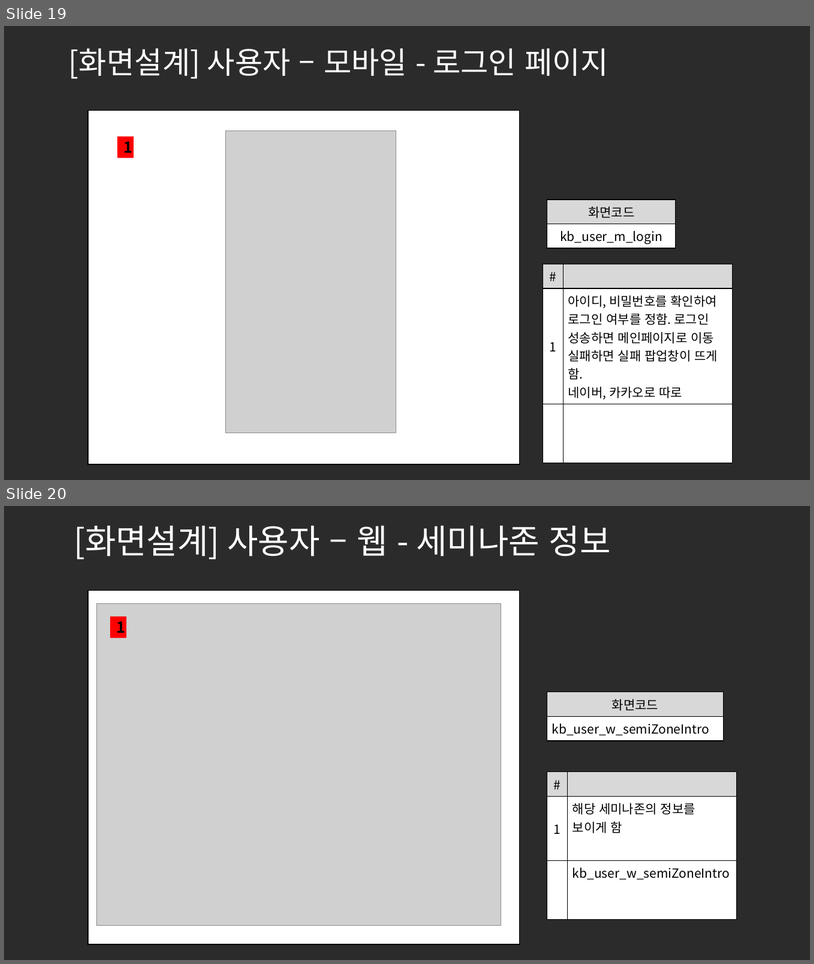
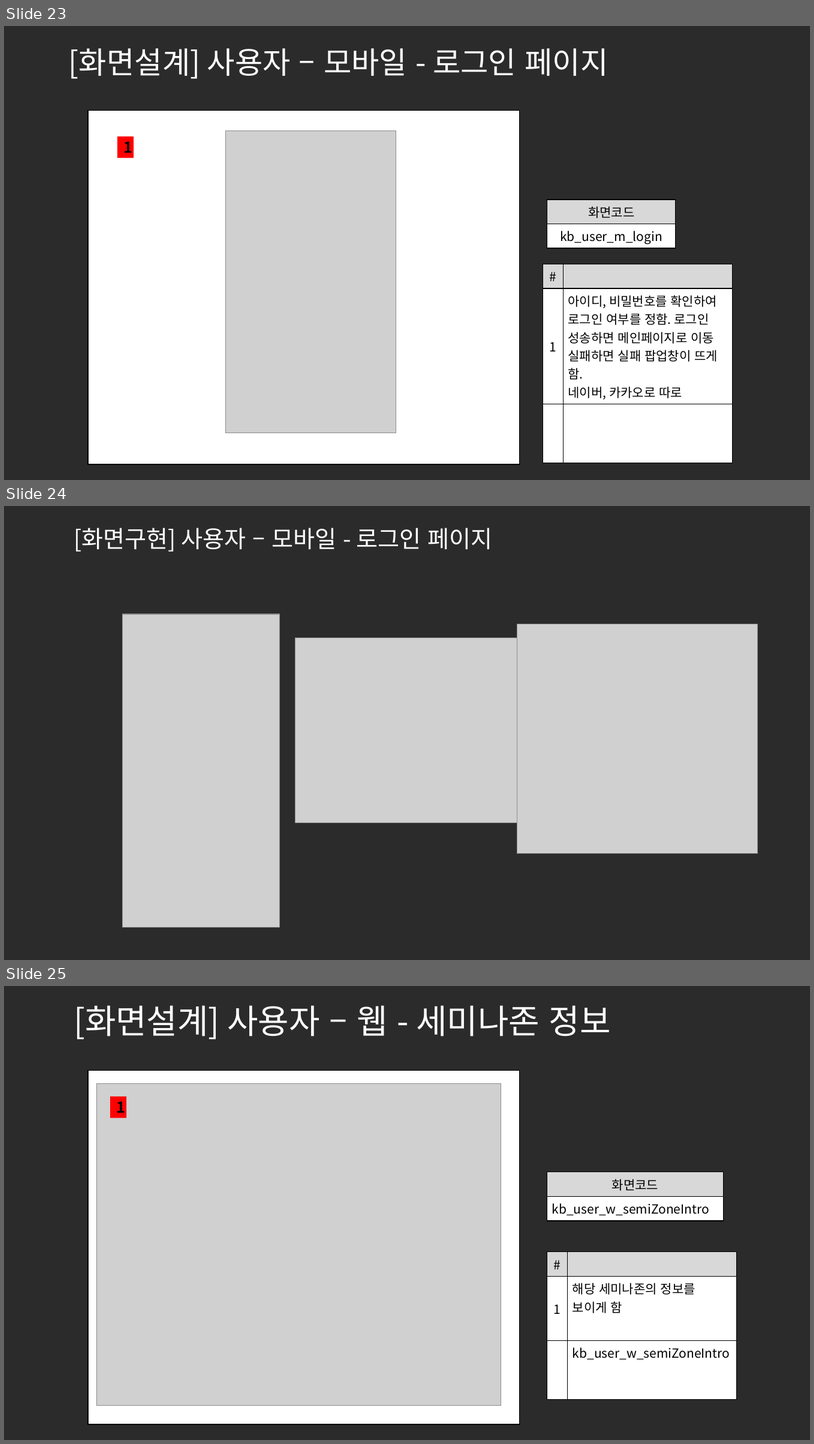
Before and after one commit to ezenteam2/e-Zone, a slide deck: 0 발표용 파워포인트/project05 - 파워포인트 종합 - 기범.pptx. Shown one above the other, each under a label of ours: slides 19 and 20 before the commit, slides 23, 24 and 25 after it. The pictures are 814x964 and 814x1444 pixels, drawn with LibreOffice and Linux fonts; fonts in the diff are those of the drawing; grey boxes stand for pictures; background and template pictures are left out; a plain dark background stands for a picture behind light text. Boxes give left, top, right and bottom in pixels: in the first picture for what was removed or moved away, otherwise in the second. Text is boxed around its words. In the diff, an @@ line names an element or a change of style, - is before the commit and + after.

```diff
--- a/0 발표용 파워포인트/project05 - 파워포인트 종합 - 기범.pptx
+++ b/0 발표용 파워포인트/project05 - 파워포인트 종합 - 기범.pptx
@@ slide 24 added at <box>4,506,810,960</box>, background picture (left out) @@
@@ title added at <box>74,528,493,552</box>, 28 pt, text #FFFFFF @@
+[화면구현] 사용자 – 모바일 - 로그인 페이지
@@ picture added at <box>123,614,280,927</box> @@
@@ picture added at <box>517,624,758,853</box> @@
@@ picture added at <box>296,637,518,822</box> @@
@@ what was slide 19 is now slide 23 @@
@@ what was slide 20 is now slide 25 @@
```
Also in this commit, not shown: 6 slides changed, 6 other slides added, 1 other file.
